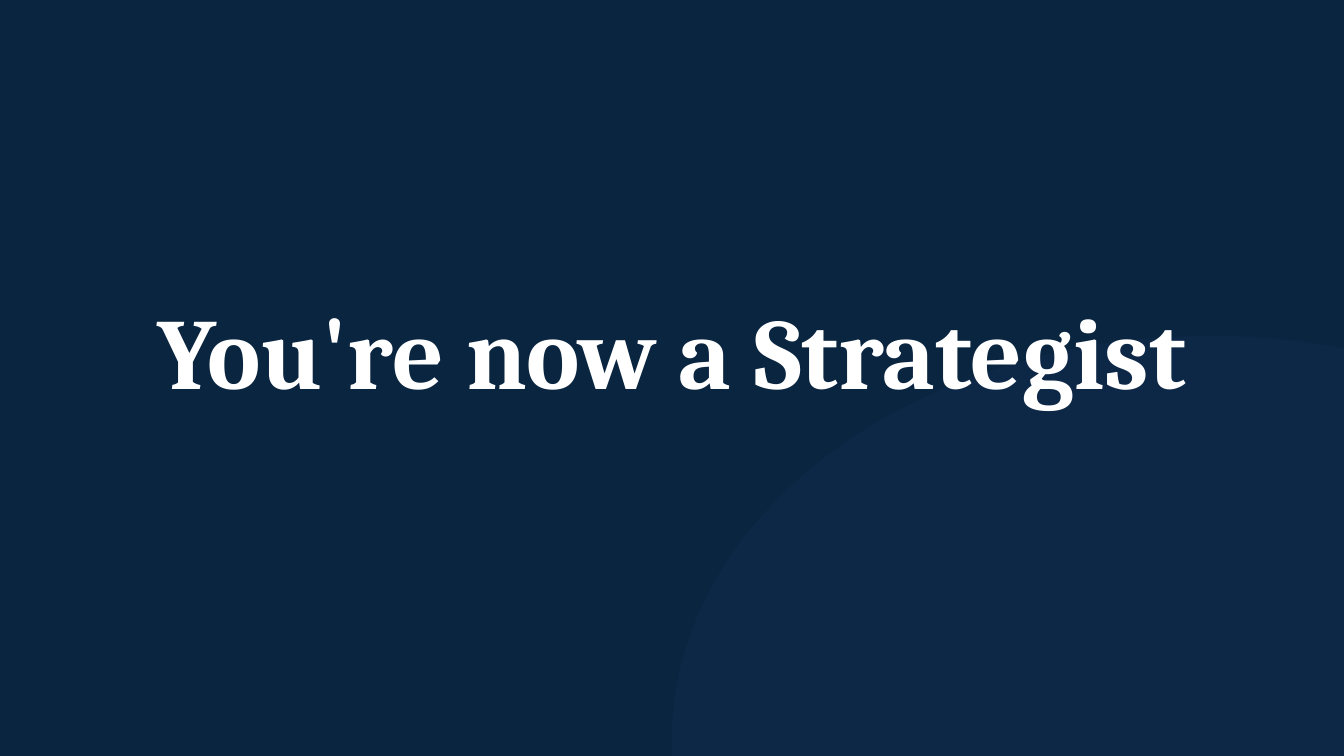
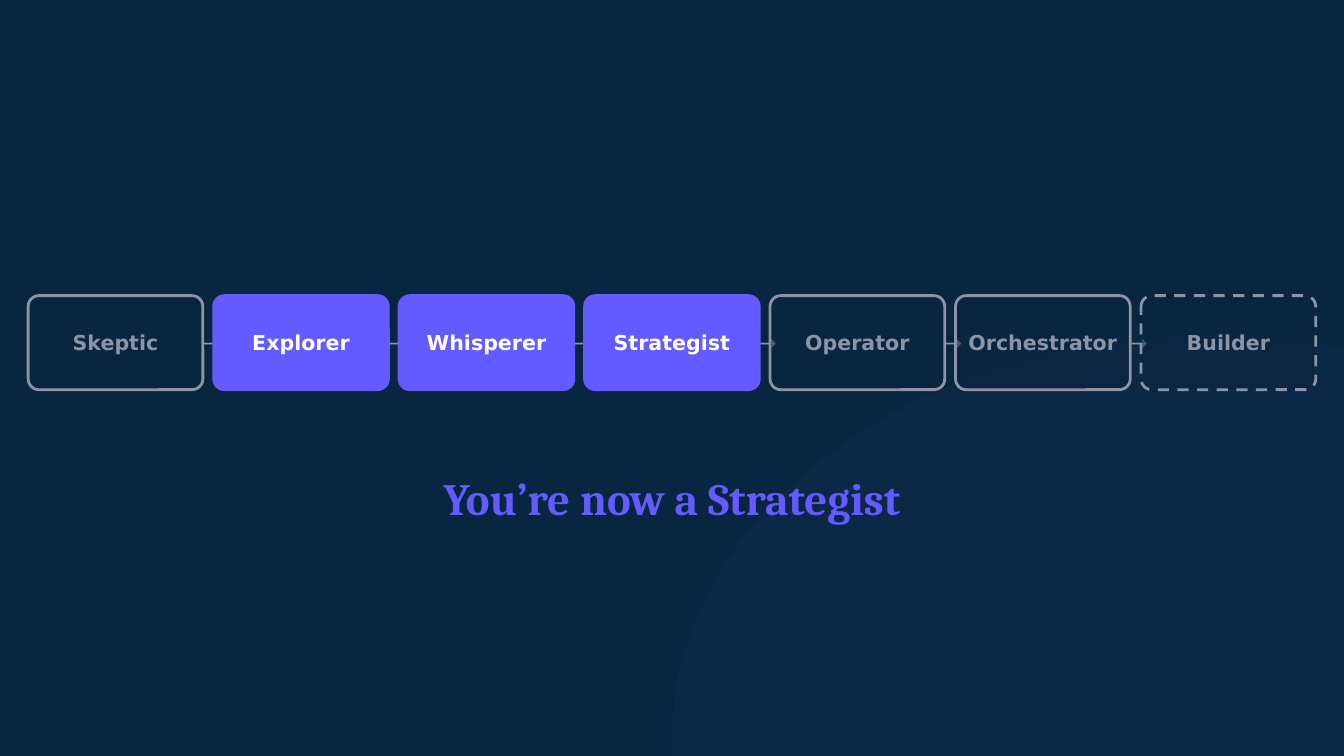
Before and after one commit to michaelengland/ai-best-practices, a slide deck: slide 30 of decks/workshop-1-strategist/workshop-1-strategist.pptx (slide 29 before the commit). Drawn at 1344x756 pixels with LibreOffice and Linux fonts; fonts in the diff are those of the drawing. Boxes give left, top, right and bottom in pixels: in the first picture for what was removed or moved away, otherwise in the second. Text is boxed around its words. In the diff, an @@ line names an element or a change of style, - is before the commit and + after.

```diff
--- a/decks/workshop-1-strategist/workshop-1-strategist.pptx
+++ b/decks/workshop-1-strategist/workshop-1-strategist.pptx
@@ rounded rectangle added at box(28, 296, 203, 390), fill #0A2540 at 50% opacity, outline #8B95A5 1.5 pt @@
@@ text added at box(203, 296, 214, 390), 11 pt, text #8B95A5 @@
+→
@@ rounded rectangle added at box(214, 296, 388, 390), fill #635BFF, outline #635BFF 1.5 pt @@
@@ text added at box(388, 296, 399, 390), 11 pt, text #8B95A5 @@
+→
@@ rounded rectangle added at box(399, 296, 574, 390), fill #635BFF, outline #635BFF 1.5 pt @@
@@ text added at box(574, 296, 585, 390), 11 pt, text #8B95A5 @@
+→
@@ rounded rectangle added at box(585, 296, 759, 390), fill #635BFF, outline #635BFF 1.5 pt @@
@@ text added at box(759, 296, 770, 390), 11 pt, text #8B95A5 @@
+→
@@ rounded rectangle added at box(770, 296, 945, 390), fill #0A2540 at 50% opacity, outline #8B95A5 1.5 pt @@
@@ text added at box(945, 296, 956, 390), 11 pt, text #8B95A5 @@
+→
@@ rounded rectangle added at box(956, 296, 1130, 390), fill #0A2540 at 50% opacity, outline #8B95A5 1.5 pt @@
@@ text added at box(1130, 296, 1141, 390), 11 pt, text #8B95A5 @@
+→
@@ rounded rectangle added at box(1141, 296, 1316, 390), fill #0A2540 at 50% opacity, outline #8B95A5 1.5 pt dashed @@
@@ text added at box(73, 334, 159, 354), 11 pt, text #8B95A5, bold @@
+Skeptic
@@ text added at box(252, 334, 349, 355), 11 pt, text #FFFFFF, bold @@
+Explorer
@@ text added at box(427, 334, 547, 355), 11 pt, text #FFFFFF, bold @@
+Whisperer
@@ text added at box(614, 334, 730, 355), 11 pt, text #FFFFFF, bold @@
+Strategist
@@ text added at box(805, 335, 909, 354), 11 pt, text #8B95A5, bold @@
+Operator
@@ text added at box(968, 334, 1117, 350), 11 pt, text #8B95A5, bold @@
+Orchestrator
@@ text added at box(1187, 334, 1270, 350), 11 pt, text #8B95A5, bold @@
+Builder
@@ text at box(444, 483, 900, 525): text changed; size 54 to 24 pt; text colour #FFFFFF to #635BFF @@
-You're now a Strategist
+You’re now a Strategist
```
Also in this commit, not shown: 1 other slide changed, 1 slide added, 5 other files.
